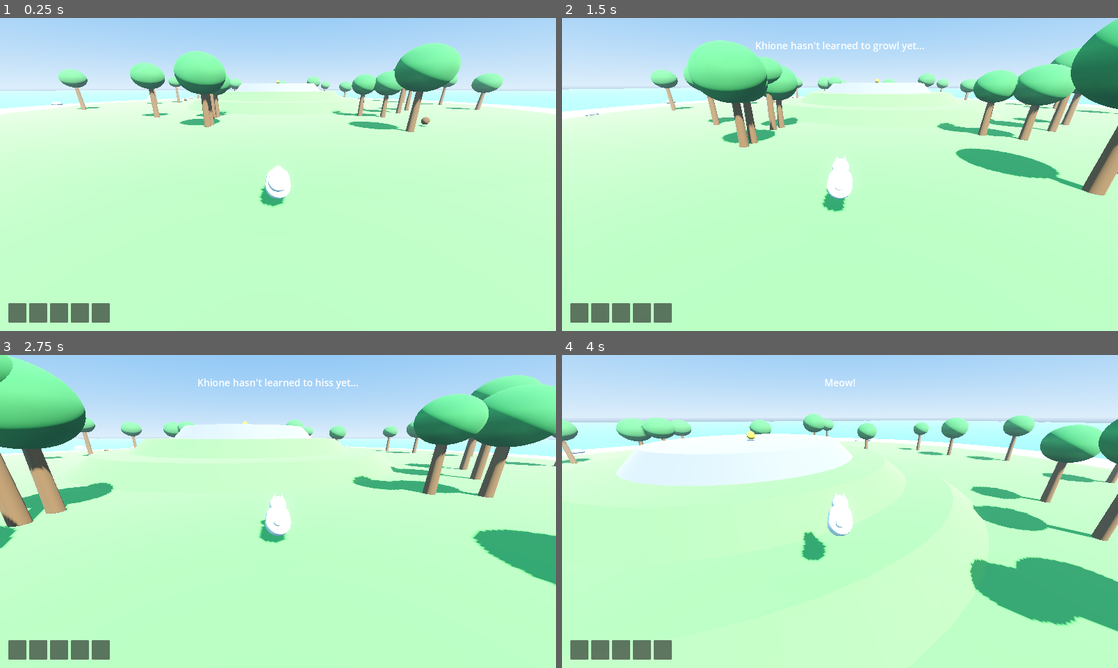
Above: before the commit, frames 1-4 (two rows, left to right).
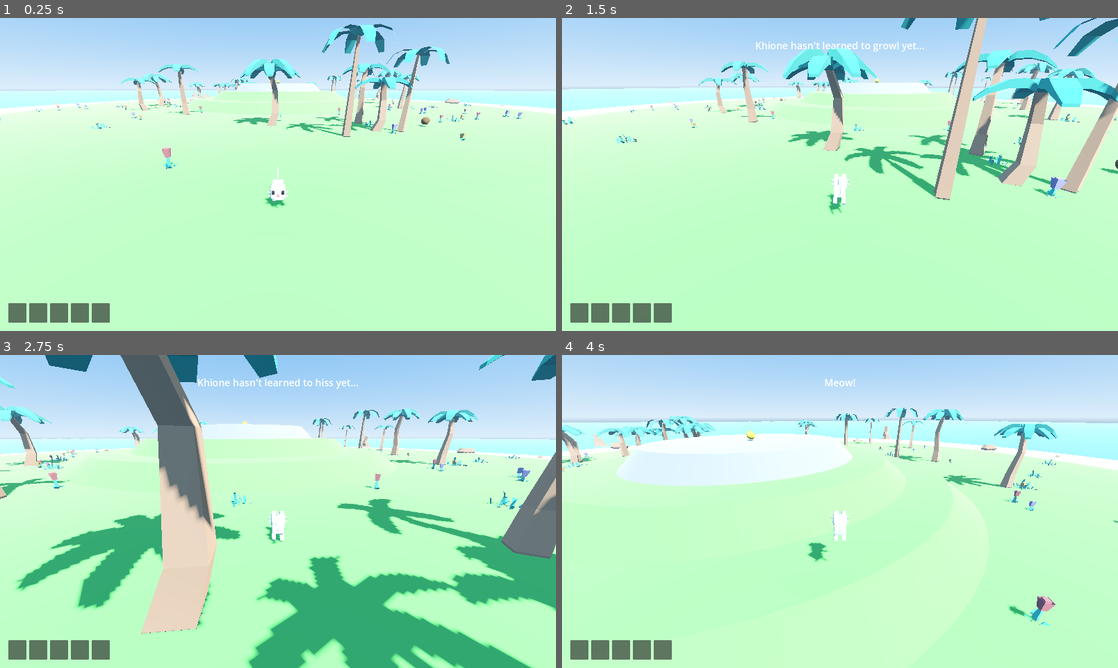
Above: after the commit, the same moments.

Repository: seykafu/KhioneGame
Game: Godot game, scene res://scenes/main.tscn
Same seed, same stepped clock (60 frames per second), same inputs: the game is played once before the commit and once after it.
Inputs (mouse positions are in pixels of both pictures, inside the frame that each line leads up to):
- Up to frame 1 (0.25 s): no input
- Up to frame 2 (1.5 s): move the mouse to (867, 174) at 0.52 s; hold Shift (run) 0.53-1.28 s; hold W (move_forward) from 0.53 s (still down); click (867, 174) at 0.67 s; tap Space (jump) at 0.77 s; move the mouse to (812, 174) at 1.27 s; tap G (growl) at 1.35 s
- Up to frame 3 (2.75 s): keep holding W (move_forward); tap Space (jump) at 1.52 s; tap Shift (run) at 1.55 s; move the mouse to (289, 505) at 2.02 s; hold Shift (run) from 2.03 s (still down); tap H (hiss) at 2.1 s
- Up to frame 4 (4 s): keep holding W (move_forward); move the mouse to (834, 517) at 2.77 s; release Shift (run) at 2.78 s; tap E (interact) at 2.85 s; click (834, 517) at 2.92 s; tap Space (jump) at 3.02, 3.77 s; tap Shift (run) at 3.05 s; move the mouse to (878, 514) at 3.52 s; hold Shift (run) from 3.53 s (still down); tap M (meow) at 3.6 s

The runs differ from the first frame. In frame 1, 8.9% of the frame differs, in the area x 0-94%, y 1-61%; in frame 2, 19%; in frame 3, 42%, in the area x 0-100%, y 0-100%; in frame 4, 13%.

Commit message:
Real art pass: Quaternius cat + Kenney nature kit, riddle chain design
- Khione is now a real animated white Persian cat (Quaternius CC0 cat, atlas
  recolored gray->white in-place; Idle/Walk/Run/Jump animations wired to a
  suffix-matched state machine with looping fixed at runtime)
- Ahalo scatters real Kenney palms/rocks/grass/flowers (CC0), scaled from
  measured AABBs; sea rocks climbable, palm trunks collide
- Tighter cat collision capsule; friendly inventory labels; assets/CREDITS.md
- tools/measure_assets.gd for asset sizing; docs/design/island1-riddles.md:
  full 5-beat Ahalo riddle chain draft with Oreo foreshadowing

Co-Authored-By: Claude Fable 5 <noreply@anthropic.com>

Diff:
--- a/scenes/player/khione.tscn
+++ b/scenes/player/khione.tscn
@@ -1,66 +1,24 @@
-[gd_scene load_steps=9 format=3]
+[gd_scene load_steps=5 format=3]
 
 [ext_resource type="Script" path="res://scripts/player/khione.gd" id="1_kh"]
 [ext_resource type="Script" path="res://scripts/camera/camera_rig.gd" id="2_cam"]
+[ext_resource type="PackedScene" path="res://assets/characters/khione_cat.glb" id="3_cat"]
 
 [sub_resource type="CapsuleShape3D" id="col_shape"]
-radius = 0.3
-height = 0.9
-
-[sub_resource type="CapsuleMesh" id="torso_mesh"]
-radius = 0.28
-height = 0.9
-
-[sub_resource type="SphereMesh" id="head_mesh"]
-radius = 0.2
-height = 0.4
-
-[sub_resource type="SphereMesh" id="tail_mesh"]
-radius = 0.09
-height = 0.18
-
-[sub_resource type="CylinderMesh" id="ear_mesh"]
-top_radius = 0.0
-bottom_radius = 0.06
-height = 0.16
-
-[sub_resource type="StandardMaterial3D" id="fur_mat"]
-albedo_color = Color(0.96, 0.95, 0.9, 1)
-roughness = 1.0
+radius = 0.25
+height = 0.7
 
 [node name="Khione" type="CharacterBody3D" groups=["player"]]
 script = ExtResource("1_kh")
 
 [node name="Collision" type="CollisionShape3D" parent="."]
-transform = Transform3D(1, 0, 0, 0, 1, 0, 0, 0, 1, 0, 0.45, 0)
+transform = Transform3D(1, 0, 0, 0, 1, 0, 0, 0, 1, 0, 0.35, 0)
 shape = SubResource("col_shape")
 
 [node name="Body" type="Node3D" parent="."]
 
-[node name="Torso" type="MeshInstance3D" parent="Body"]
-transform = Transform3D(1, 0, 0, 0, 0, -1, 0, 1, 0, 0, 0.4, 0)
-mesh = SubResource("torso_mesh")
-material_override = SubResource("fur_mat")
-
-[node name="Head" type="MeshInstance3D" parent="Body"]
-transform = Transform3D(1, 0, 0, 0, 1, 0, 0, 0, 1, 0, 0.62, 0.42)
-mesh = SubResource("head_mesh")
-material_override = SubResource("fur_mat")
-
-[node name="EarL" type="MeshInstance3D" parent="Body"]
-transform = Transform3D(1, 0, 0, 0, 1, 0, 0, 0, 1, -0.09, 0.82, 0.42)
-mesh = SubResource("ear_mesh")
-material_override = SubResource("fur_mat")
-
-[node name="EarR" type="MeshInstance3D" parent="Body"]
-transform = Transform3D(1, 0, 0, 0, 1, 0, 0, 0, 1, 0.09, 0.82, 0.42)
-mesh = SubResource("ear_mesh")
-material_override = SubResource("fur_mat")
-
-[node name="Tail" type="MeshInstance3D" parent="Body"]
-transform = Transform3D(1, 0, 0, 0, 1, 0, 0, 0, 1, 0, 0.55, -0.45)
-mesh = SubResource("tail_mesh")
-material_override = SubResource("fur_mat")
+[node name="CatModel" parent="Body" instance=ExtResource("3_cat")]
+transform = Transform3D(0.35, 0, 0, 0, 0.35, 0, 0, 0, 0.35, 0, 0, 0)
 
 [node name="CameraRig" type="Node3D" parent="."]
 transform = Transform3D(1, 0, 0, 0, 1, 0, 0, 0, 1, 0, 0.6, 0)
--- a/scripts/islands/ahalo.gd
+++ b/scripts/islands/ahalo.gd
@@ -5,14 +5,39 @@
 
 const SAND := Color(0.93, 0.85, 0.63)
 const GRASS := Color(0.42, 0.7, 0.34)
-const TRUNK := Color(0.45, 0.32, 0.2)
-const LEAF := Color(0.24, 0.55, 0.28)
 const ROCK := Color(0.55, 0.55, 0.58)
-const WATER := Color(0.12, 0.42, 0.65, 0.75)
 const GOLD := Color(0.95, 0.78, 0.25)
 const COCONUT := Color(0.4, 0.28, 0.16)
 
 const WATER_SURFACE_Y := -0.4
+
+const PALM_PATHS := [
+	"res://assets/nature/tree_palm.glb",
+	"res://assets/nature/tree_palmBend.glb",
+	"res://assets/nature/tree_palmDetailedShort.glb",
+	"res://assets/nature/tree_palmDetailedTall.glb",
+	"res://assets/nature/tree_palmShort.glb",
+	"res://assets/nature/tree_palmTall.glb",
+]
+const BIG_ROCK_PATHS := [
+	"res://assets/nature/rock_largeA.glb",
+	"res://assets/nature/rock_largeB.glb",
+	"res://assets/nature/rock_largeC.glb",
+	"res://assets/nature/rock_tallA.glb",
+	"res://assets/nature/rock_tallB.glb",
+]
+const SMALL_ROCK_PATHS := [
+	"res://assets/nature/rock_smallA.glb",
+	"res://assets/nature/rock_smallB.glb",
+	"res://assets/nature/rock_smallC.glb",
+]
+const FLORA_PATHS := [
+	"res://assets/nature/grass.glb",
+	"res://assets/nature/grass_large.glb",
+	"res://assets/nature/flower_redA.glb",
+	"res://assets/nature/flower_yellowA.glb",
+	"res://assets/nature/flower_purpleA.glb",
+]
 
 var _materials := {}
 
@@ -21,6 +46,7 @@
 	_build_water()
 	_scatter_trees()
 	_scatter_rocks()
+	_scatter_flora()
 	_place_pickups()
 
 func _build_island() -> void:
@@ -62,40 +88,86 @@
 func _scatter_trees() -> void:
 	var rng := RandomNumberGenerator.new()
 	rng.seed = 20260728
+	var palms: Array = []
+	for p: String in PALM_PATHS:
+		palms.append(load(p))
 	for i in 26:
 		var r := rng.randf_range(15.0, 27.0)
 		var a := rng.randf_range(0.0, TAU)
-		var x := cos(a) * r
-		var z := sin(a) * r
-		var h := rng.randf_range(2.2, 3.4)
-		_add_mesh(_cylinder(0.16, 0.22, h), Vector3(x, 0.3 + h * 0.5, z), TRUNK)
-		# Canopies are solid so Khione can hop from tree to tree.
-		var canopy := SphereMesh.new()
-		var cr := rng.randf_range(1.0, 1.5)
-		canopy.radius = cr
-		canopy.height = cr * 1.6
-		_add_mesh(canopy, Vector3(x, 0.3 + h + cr * 0.4, z), LEAF)
+		var pos := Vector3(cos(a) * r, 0.3, sin(a) * r)
+		var s := rng.randf_range(2.8, 4.0)
+		_add_scene(palms[rng.randi_range(0, palms.size() - 1)], pos,
+				rng.randf_range(0.0, TAU), s)
+		# Trunk collider sized to the palm; climbable canopies return with real level design.
+		var sb := StaticBody3D.new()
+		var cs := CollisionShape3D.new()
+		var cyl := CylinderShape3D.new()
+		cyl.radius = 0.12 * s
+		cyl.height = 1.1 * s
+		cs.shape = cyl
+		cs.position = Vector3(0, 0.55 * s, 0)
+		sb.add_child(cs)
+		sb.position = pos
+		add_child(sb)
 
 func _scatter_rocks() -> void:
 	var rng := RandomNumberGenerator.new()
 	rng.seed = 4242
+	var big: Array = []
+	for p: String in BIG_ROCK_PATHS:
+		big.append(load(p))
+	var small: Array = []
+	for p: String in SMALL_ROCK_PATHS:
+		small.append(load(p))
 	# Beach rocks.
-	for i in 12:
+	for i in 14:
 		var r := rng.randf_range(31.0, 39.0)
 		var a := rng.randf_range(0.0, TAU)
-		var rr := rng.randf_range(0.4, 1.0)
-		var rock := SphereMesh.new()
-		rock.radius = rr
-		rock.height = rr * 1.2
-		_add_mesh(rock, Vector3(cos(a) * r, 0.15, sin(a) * r), ROCK)
+		var pool: Array = big if rng.randf() < 0.35 else small
+		_add_scene(pool[rng.randi_range(0, pool.size() - 1)],
+				Vector3(cos(a) * r, 0.0, sin(a) * r),
+				rng.randf_range(0.0, TAU), rng.randf_range(1.5, 2.5), true)
 	# Sea rocks poking above the surface — swim out and climb on.
 	for i in 5:
 		var r := rng.randf_range(43.0, 50.0)
 		var a := rng.randf_range(0.0, TAU)
-		var rock := SphereMesh.new()
-		rock.radius = 1.3
-		rock.height = 2.2
-		_add_mesh(rock, Vector3(cos(a) * r, -0.5, sin(a) * r), ROCK)
+		_add_scene(big[rng.randi_range(0, big.size() - 1)],
+				Vector3(cos(a) * r, -0.8, sin(a) * r),
+				rng.randf_range(0.0, TAU), rng.randf_range(3.0, 4.0), true)
+
+func _scatter_flora() -> void:
+	var rng := RandomNumberGenerator.new()
+	rng.seed = 777
+	var flora: Array = []
+	for p: String in FLORA_PATHS:
+		flora.append(load(p))
+	for i in 80:
+		var r := rng.randf_range(13.5, 28.5)
+		var a := rng.randf_range(0.0, TAU)
+		_add_scene(flora[rng.randi_range(0, flora.size() - 1)],
+				Vector3(cos(a) * r, 0.3, sin(a) * r),
+				rng.randf_range(0.0, TAU), rng.randf_range(2.0, 3.0))
+
+func _add_scene(scene: PackedScene, pos: Vector3, yrot: float, s: float, collide := false) -> Node3D:
+	var n: Node3D = scene.instantiate()
+	n.position = pos
+	n.rotation.y = yrot
+	n.scale = Vector3(s, s, s)
+	add_child(n)
+	if collide:
+		var mi := _first_mesh_instance(n)
+		if mi:
+			mi.create_trimesh_collision()
+	return n
+
+func _first_mesh_instance(n: Node) -> MeshInstance3D:
+	if n is MeshInstance3D:
+		return n
+	for c in n.get_children():
+		var r := _first_mesh_instance(c)
+		if r:
+			return r
+	return null
 
 func _place_pickups() -> void:
 	# A reward atop the hill and coconuts under the palms, to exercise the inventory.
--- a/scripts/player/khione.gd
+++ b/scripts/player/khione.gd
@@ -24,9 +24,34 @@
 var _water_surface := 0.0
 var _nearby: Array = []
 var _spawn := Vector3.ZERO
+var anim: AnimationPlayer = null
+var _anim_map := {}
 
 func _ready() -> void:
 	_spawn = global_position
+	_setup_animations()
+
+func _setup_animations() -> void:
+	# The imported GLB prefixes animation names ("AnimalArmature|...|Walk"),
+	# so map by suffix and force looping on the locomotion clips.
+	anim = body_visual.find_child("AnimationPlayer", true, false)
+	if anim == null:
+		return
+	for n in anim.get_animation_list():
+		for key in ["Idle_Eating", "Jump_Start", "Jump_Loop", "Idle", "Walk", "Run", "Headbutt", "Death"]:
+			if n.ends_with(key) and not _anim_map.has(key):
+				_anim_map[key] = n
+		if n.ends_with("Idle") or n.ends_with("Walk") or n.ends_with("Run") or n.ends_with("Jump_Loop"):
+			anim.get_animation(n).loop_mode = Animation.LOOP_LINEAR
+	_play_anim("Idle")
+
+func _play_anim(key: String, blend := 0.25, speed := 1.0) -> void:
+	if anim == null or not _anim_map.has(key):
+		return
+	var anim_name: String = _anim_map[key]
+	if anim.current_animation == anim_name:
+		return
+	anim.play(anim_name, blend, speed)
 
 func _physics_process(delta: float) -> void:
 	var input_vec := Input.get_vector("move_left", "move_right", "move_forward", "move_back")
@@ -59,9 +84,27 @@
 		var target_yaw := atan2(dir.x, dir.z)
 		body_visual.rotation.y = lerp_angle(body_visual.rotation.y, target_yaw, TURN_SPEED * delta)
 
+	_update_anim(swimming, dir.length_squared() > 0.01)
+
 	if global_position.y < -25.0:
 		global_position = _spawn
 		velocity = Vector3.ZERO
+
+func _update_anim(swimming: bool, moving: bool) -> void:
+	if swimming:
+		_play_anim("Walk", 0.3, 0.7)
+	elif not is_on_floor():
+		if velocity.y > 1.0:
+			_play_anim("Jump_Start", 0.1)
+		else:
+			_play_anim("Jump_Loop", 0.2)
+	elif moving:
+		if Input.is_action_pressed("run"):
+			_play_anim("Run")
+		else:
+			_play_anim("Walk")
+	else:
+		_play_anim("Idle", 0.4)
 
 func _unhandled_input(event: InputEvent) -> void:
 	if event.is_action_pressed("interact"):
--- a/scripts/systems/inventory.gd
+++ b/scripts/systems/inventory.gd
@@ -3,8 +3,13 @@
 
 signal changed
 
+const NAMES := {"sun_shell": "Sun Shell", "coconut": "Coconut"}
+
 var max_slots: int = 5
 var items: Array[String] = []
+
+func display_name(id: String) -> String:
+	return NAMES.get(id, id.capitalize())
 
 func add_item(id: String) -> bool:
 	if items.size() >= max_slots:
--- a/scripts/ui/hud.gd
+++ b/scripts/ui/hud.gd
@@ -55,7 +55,7 @@
 func _refresh_slots() -> void:
 	for i in _slots.size():
 		var lbl: Label = _slots[i].get_node("ItemLabel")
-		lbl.text = Inventory.items[i] if i < Inventory.items.size() else ""
+		lbl.text = Inventory.display_name(Inventory.items[i]) if i < Inventory.items.size() else ""
 
 func _on_vocal(kind: String) -> void:
 	vocal_label.text = VOCAL_TEXT.get(kind, "")
--- /dev/null
+++ b/tools/measure_assets.gd
@@ -0,0 +1,39 @@
+extends SceneTree
+## Dev tool: print the real-world AABB of each vendored GLB so scene scales
+## can be set precisely. Run: godot --headless --path . --script tools/measure_assets.gd
+
+const PATHS := [
+	"res://assets/characters/khione_cat.glb",
+	"res://assets/nature/tree_palm.glb",
+	"res://assets/nature/tree_palmTall.glb",
+	"res://assets/nature/tree_palmDetailedShort.glb",
+	"res://assets/nature/rock_largeA.glb",
+	"res://assets/nature/rock_tallA.glb",
+	"res://assets/nature/rock_smallA.glb",
+	"res://assets/nature/grass_large.glb",
+	"res://assets/nature/flower_redA.glb",
+]
+
+func _init() -> void:
+	for p in PATHS:
+		var scene: Node = load(p).instantiate()
+		var aabb := _merged_aabb(scene, Transform3D.IDENTITY)
+		print("%s  size=%s" % [p.get_file(), aabb.size])
+		scene.free()
+	quit()
+
+func _merged_aabb(n: Node, xf: Transform3D) -> AABB:
+	var local := xf
+	if n is Node3D:
+		local = xf * (n as Node3D).transform
+	var result := AABB()
+	var has := false
+	if n is MeshInstance3D:
+		result = local * (n as MeshInstance3D).get_aabb()
+		has = true
+	for c in n.get_children():
+		var child := _merged_aabb(c, local)
+		if child.size != Vector3.ZERO:
+			result = result.merge(child) if has else child
+			has = true
+	return result
Not shown, changed: .claude/settings.local.json
Binary file added: assets/characters/khione_cat.glb
Not shown, added: assets/characters/khione_cat.glb.import
Binary file added: assets/characters/khione_cat_Atlas.png
Not shown, added: assets/characters/khione_cat_Atlas.png.import
Binary file added: assets/nature/flower_purpleA.glb
Not shown, added: assets/nature/flower_purpleA.glb.import
Binary file added: assets/nature/flower_redA.glb
Not shown, added: assets/nature/flower_redA.glb.import
Binary file added: assets/nature/flower_yellowA.glb
Not shown, added: assets/nature/flower_yellowA.glb.import
Binary file added: assets/nature/grass.glb
(and 34 more such lines)
